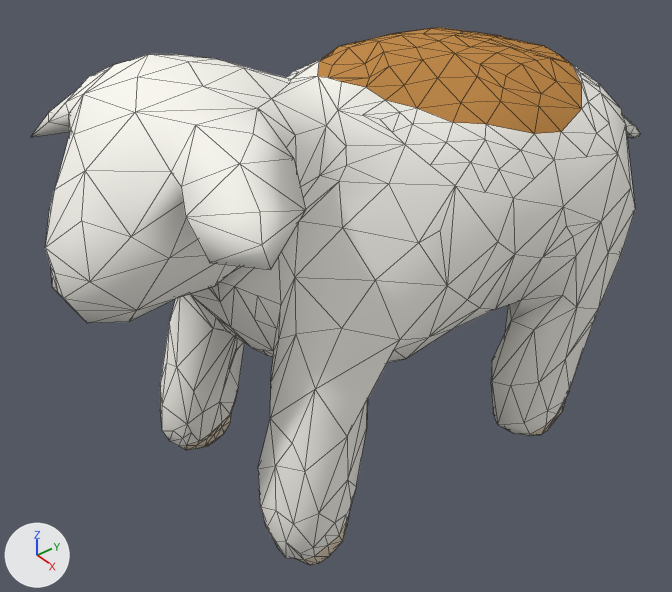
The Blender file Organic/Skooskoo/SS_Base_centered_rigged_v2.blend as it was, and as the next commit left it.
Rendered twice from a camera (50 mm lens) standing at (3.84, -3.28, 4.5) and looking at (-0.14, -0.19, 1.14). Lighting does not change. The marker at lower left points along +X, +Y and +Z. Mesh edges are drawn as thin lines.

The first picture shows 'SS'.
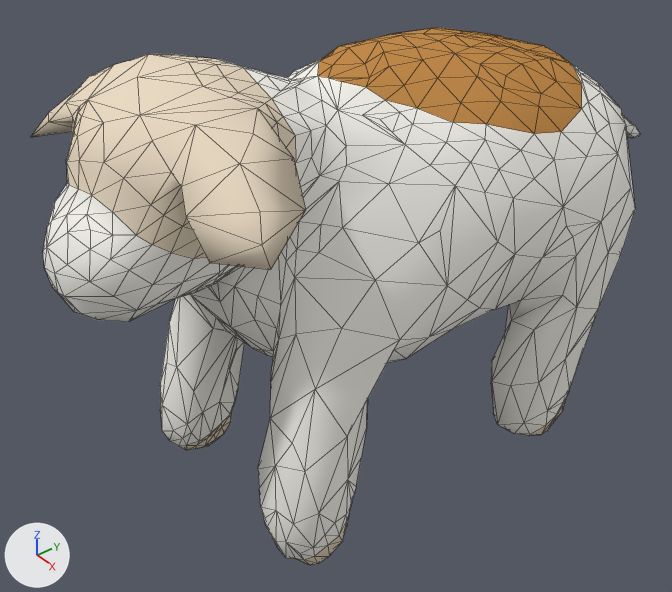
Commit message: face 1

Location of each change, [x1, y1, x2, y2] in pixels of the pictures (672 x 592 px):
part 1 of me_ss, built on: before [45, 77, 256, 323]; after [43, 54, 375, 322]
part 2 of me_ss, recoloured (white to beige): [31, 54, 306, 270] in both

The change in detail:
me_ss is used by ob_ss; location (0.0, 0.0, 1.586); rotation (0.0, 0.0, -0.157), in degrees (0, 0, -9); scale (3.44, 3.44, 3.44).
me_ss had 767 vertices, 1443 faces and spanned x -0.33..0.357, y -0.581..0.749, z -0.461..0.38.
me_ss now has 928 vertices, 1852 faces and spans x -0.33..0.357, y -0.585..0.749, z -0.461..0.38.
me_ss part 1: 9 vertices moved from x -0.034..0.113, y -0.577..-0.471, z 0.065..0.347 to x -0.039..0.132, y -0.585..-0.464, z 0.078..0.336; 13 vertices removed from x -0.083..0.213, y -0.581..-0.361, z 0.115..0.357; 174 vertices added at x -0.164..0.223, y -0.578..-0.129, z 0.076..0.379.
me_ss part 2: 52 faces spanning x -0.237..0.357, y -0.527..-0.278, z 0.221..0.38 switch from mat_ecru (white #faf8f1) to mat_tan (beige #eadbc4).
